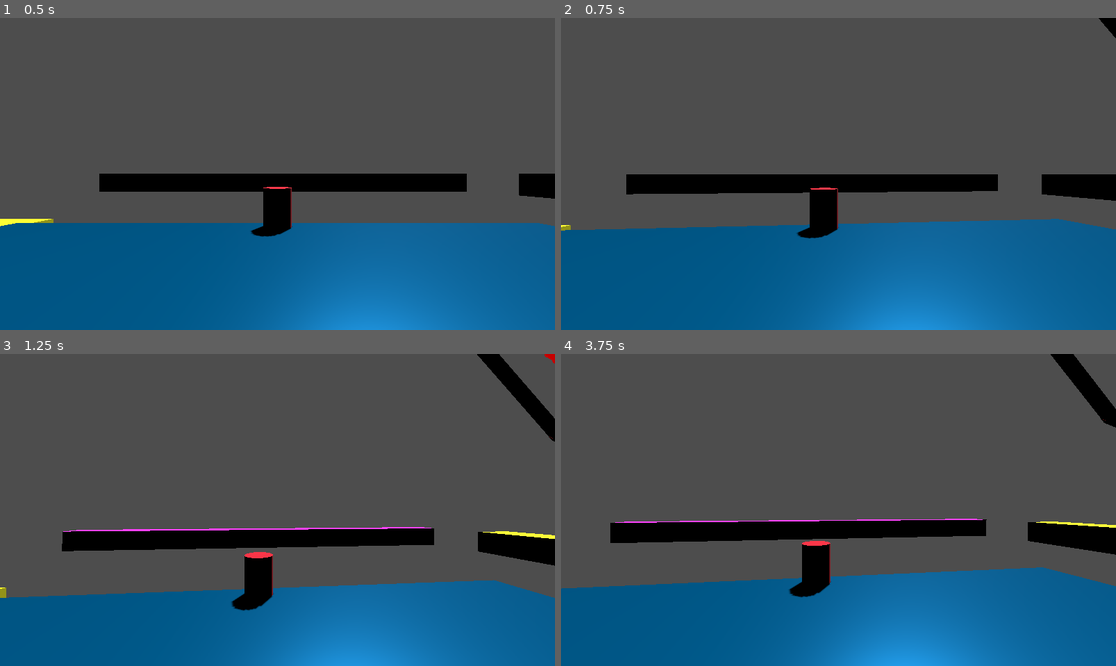
Above: before the commit, frames 1-4 (two rows, left to right).
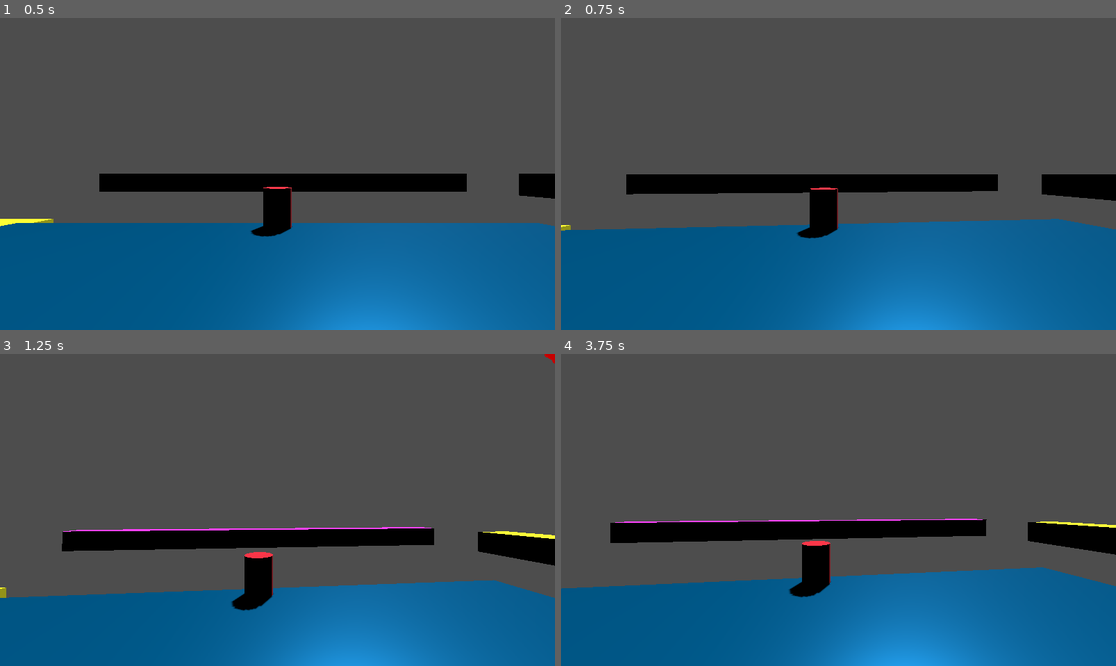
Above: after the commit, the same moments.

Repository: Charlie-Quin/Portals-
Game: Godot game, scene res://scenes/world.tscn
Two runs of this game, one before a commit and one after it. Both use one fixed random seed, a clock stepped at 60 frames per second and the inputs below.
Inputs (mouse positions are in pixels of both pictures, inside the frame that each line leads up to):
- Up to frame 1 (0.5 s): no input
- Up to frame 2 (0.75 s): move the mouse to (866, 174) at 0.52 s; tap A (a) at 0.6 s
- Up to frame 3 (1.25 s): tap Space (jump) at 0.77 s; tap D (d) at 0.8 s
- Up to frame 4 (3.75 s): move the mouse to (810, 510) at 1.27 s; tap D (d) at 1.35 s; tap Space (jump) at 1.52, 3.02 s; tap S (s) at 1.55, 2.1 s; move the mouse to (849, 503) at 2.02 s; tap W (w) at 2.3, 2.85 s; move the mouse to (832, 516) at 2.77 s; tap A (a) at 3.05, 3.6 s; move the mouse to (877, 513) at 3.52 s

Frame 1 is identical in both runs. In frame 2, 0.1% of the frame differs, in the area x 96-100%, y 0-7%; in frame 3, 1.0%, in the area x 85-100%, y 0-29%; in frame 4, 0.9%.

Commit message:
trying to get the player to right themselves

Diff:
--- a/scenes/player.tscn
+++ b/scenes/player.tscn
@@ -1,8 +1,14 @@
-[gd_scene load_steps=6 format=3 uid="uid://b7gkcloxvcyqv"]
+[gd_scene load_steps=8 format=3 uid="uid://b7gkcloxvcyqv"]
 
 [ext_resource type="Script" path="res://scripts/player.gd" id="1_l14o8"]
 
 [sub_resource type="CapsuleShape3D" id="CapsuleShape3D_js4xe"]
+
+[sub_resource type="StandardMaterial3D" id="StandardMaterial3D_lvvqp"]
+albedo_color = Color(1, 0.054902, 0.0705882, 1)
+
+[sub_resource type="BoxMesh" id="BoxMesh_uwlmj"]
+material = SubResource("StandardMaterial3D_lvvqp")
 
 [sub_resource type="CapsuleMesh" id="CapsuleMesh_u5wyk"]
 
@@ -19,7 +25,12 @@
 [node name="CollisionShape3D" type="CollisionShape3D" parent="."]
 shape = SubResource("CapsuleShape3D_js4xe")
 
-[node name="MeshInstance3D" type="MeshInstance3D" parent="."]
+[node name="dummyMesh" type="MeshInstance3D" parent="."]
+transform = Transform3D(0.350767, 0, 0, 0, 0.314129, 0, 0, 0, 1, 0, 0, -0.679836)
+mesh = SubResource("BoxMesh_uwlmj")
+skeleton = NodePath("../realMesh")
+
+[node name="realMesh" type="MeshInstance3D" parent="."]
 mesh = SubResource("CapsuleMesh_u5wyk")
 
 [node name="head" type="Node3D" parent="."]
--- a/scenes/portal.tscn
+++ b/scenes/portal.tscn
@@ -74,6 +74,7 @@
 mesh = SubResource("CylinderMesh_350q8")
 
 [node name="frame" type="Node3D" parent="."]
+visible = false
 
 [node name="MeshInstance3D" type="MeshInstance3D" parent="frame"]
 transform = Transform3D(2.11987, 0, 0, 0, 0.102374, 0, 0, 0, 0.416464, 0, 1.45174, 0)
--- a/scripts/player.gd
+++ b/scripts/player.gd
@@ -7,6 +7,8 @@
 const SPEED = 5.0
 const ACCEL = 6.0
 const JUMP_VELOCITY = 4.5
+
+var currentPortal : portal = null
 
 # Get the gravity from the project settings to be synced with RigidBody nodes.
 var gravity = ProjectSettings.get_setting("physics/3d/default_gravity")
@@ -36,9 +38,50 @@
 	velocity.x = lerp(velocity.x,targetVel.x,ACCEL * delta)
 	velocity.z = lerp(velocity.z,targetVel.z,ACCEL * delta)
 
+	handlePortals()
+
 	move_and_slide()
 
+	rotateToUp(delta)
 
+
+func rotateToUp(delta):
+
+
+
+	var difference = rotation.angle_to(Vector3.UP)
+	print(difference)
+
+	if difference < 0.01:
+		return
+
+	var p = -0.08
+	rotate(Vector3.UP.cross(global_transform.basis.y.normalized()).normalized(),difference * p)
+
+
+
+
+
+@onready var dummyMesh : MeshInstance3D = $dummyMesh
+@onready var realMesh : MeshInstance3D = $realMesh
+func handlePortals():
+
+	dummyMesh.visible = true if currentPortal else false
+
+	#if we're not in a portal skip this step
+	if !currentPortal:
+		return
+
+	dummyMesh.global_transform = currentPortal.getSwappedPosition(global_transform)
+
+
+
+
+func swapToNewPosition():
+
+
+
+	pass
 
 const SENSITIVITY = 0.0015
 
--- a/scripts/portal.gd
+++ b/scripts/portal.gd
@@ -1,4 +1,6 @@
 extends Node3D
+
+class_name portal
 
 @export var targetPortal : Node3D
 
@@ -75,9 +77,15 @@
 
 	pass
 
+func getSwappedPosition(globalTransform : Transform3D) -> Transform3D:
+
+	var object_LocalToSelf = global_transform.affine_inverse() * globalTransform
+	return targetPortal.global_transform.rotated_local(Vector3.UP,PI) * object_LocalToSelf
+
+
 
 func is_behind(pos: Transform3D,byHowMuch : float = 0.0):
-	print(name," ",pos.origin.dot(basis.z))
+	#print(name," ",pos.origin.dot(basis.z))
 	return to_local(pos.origin).dot(basis.z) > byHowMuch;
 
 
